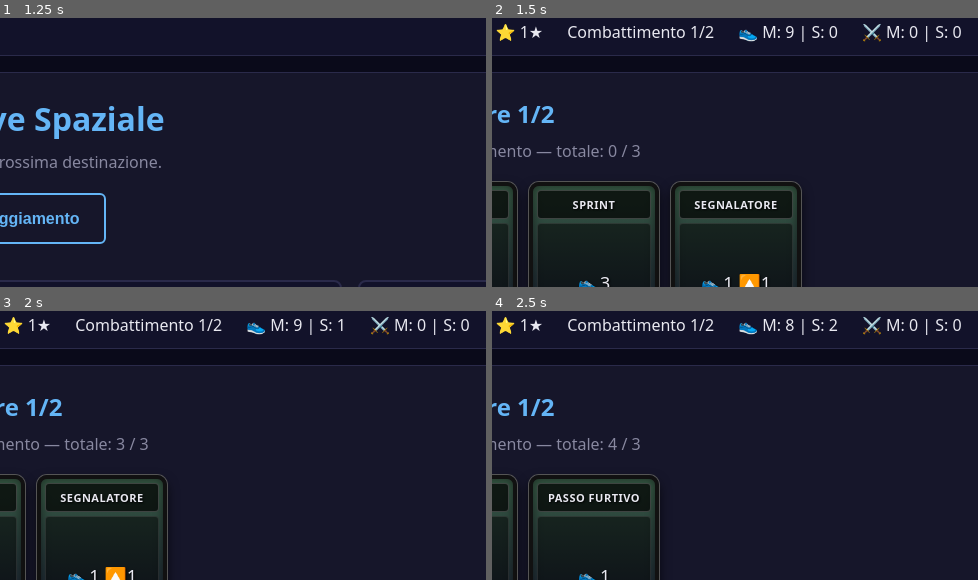
Above: before the commit, frames 1-4 (two rows, left to right).
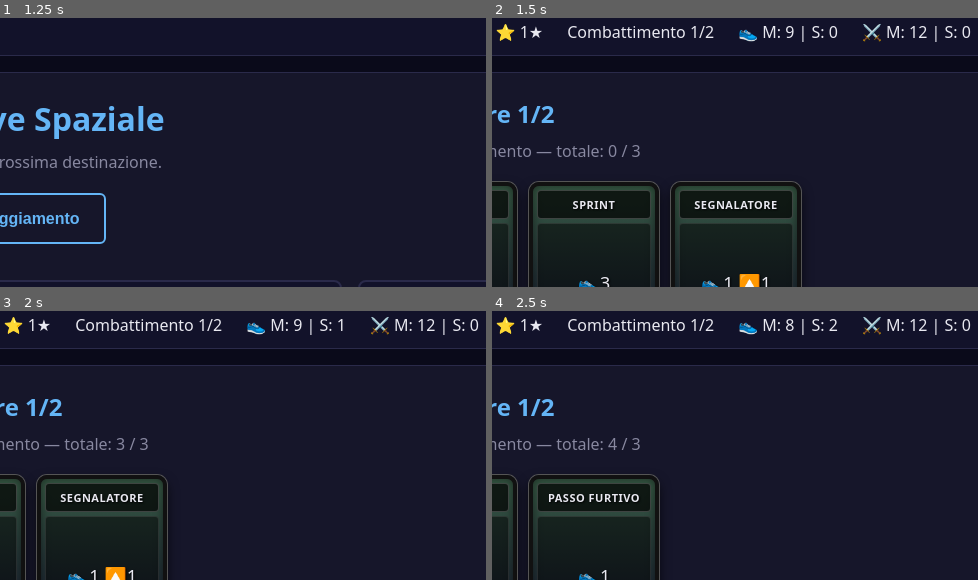
Above: after the commit, the same moments.

Repository: RaulKen94/SpaceGrimoire
Page: browser page index.html
The page is run twice, just before and just after one commit, with the same random seed, the same clock (stepped at 60 frames per second) and the same inputs.
Inputs (mouse positions are % of the whole screen's width and height, from its top left):
- Up to frame 1 (1.25 s): no input
- Up to frame 2 (1.5 s): click (26, 69) at 1.27 s
- Up to frame 3 (2 s): click (24, 49) at 1.87 s
- Up to frame 4 (2.5 s): click (24, 49) at 2.47 s
The pictures show only the part of the screen within x 14-64%, y 3-53%; the shares and areas given below are measured in that part.

Frame 1 is identical in both runs. In frame 2, 0.3% of the frame differs, in the area x 85-99%, y 2-9%; in frame 3, 0.3%; in frame 4, 0.3%.

Commit message:
Initialize and reset combat deck in game logic
Added initialization and reset for combat deck.

Diff:
--- a/game.js
+++ b/game.js
@@ -65,10 +65,16 @@
         // Genera i mazzi di default
         var decks = NS.Items.getDefaultDecks();
 
+        // Inizializza e resetta il mazzo Dungeon
         state.mDeck = shuffle(decks.dungeon);
         state.mDiscard = [];
         state.mHand = [];
         state.mSum = 0;
+
+        // Inizializza e resetta il mazzo Combat
+        state.cDeck = shuffle(decks.combat);
+        state.cDiscard = [];
+        state.cHand = [];
 
         startMovement();
     }
@@ -141,7 +147,7 @@
         var template = pool[Math.floor(Math.random() * pool.length)];
         state.enemy = { name: template.name, hp: template.hp, maxHp: template.hp, damage: template.damage };
 
-        // Usa le carte combat di default
+        // Usa le carte combat di default per il nuovo combattimento
         var decks = NS.Items.getDefaultDecks();
         state.cDeck = shuffle(decks.combat);
         state.cDiscard = [];
